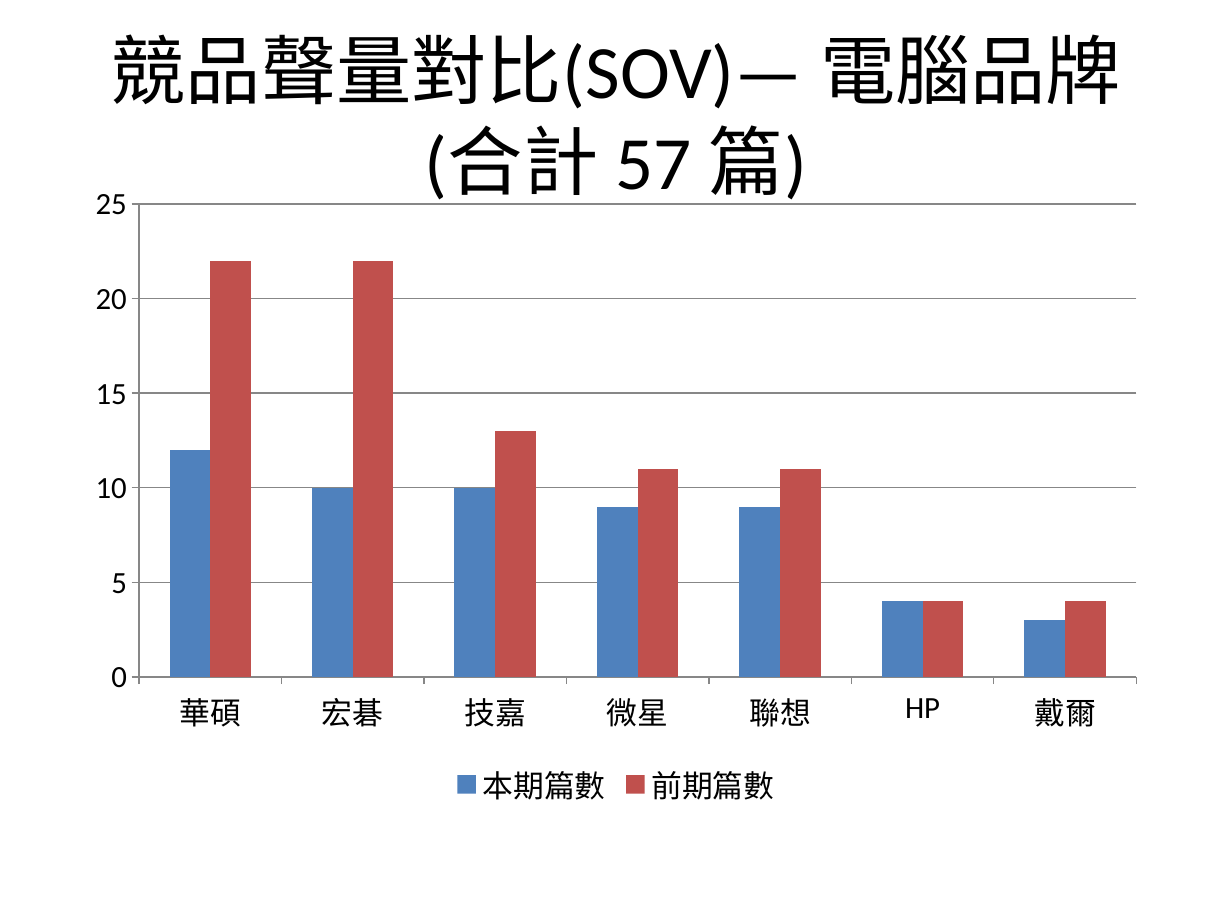
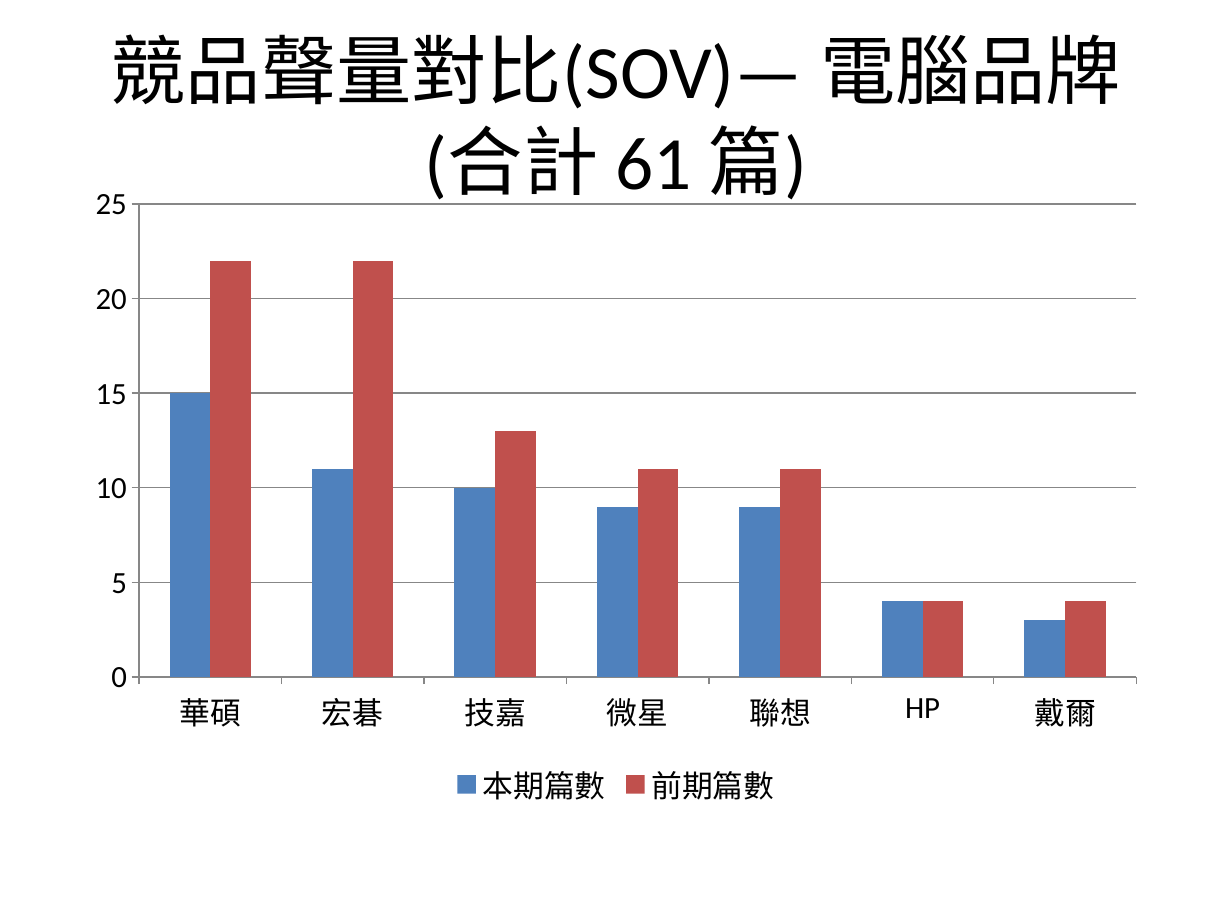
Before and after one commit to AndyChen825/industry-monitor, a slide deck: slide 4 of docs/reports/台灣產業趨勢監測週報_2026-10-12_2026-10-19.pptx. Drawn at 1232x924 pixels with LibreOffice and Linux fonts; fonts in the diff are those of the drawing. Boxes give left, top, right and bottom in pixels: in the first picture for what was removed or moved away, otherwise in the second. Text is boxed around its words. In the diff, an @@ line names an element or a change of style, - is before the commit and + after.

```diff
--- a/docs/reports/台灣產業趨勢監測週報_2026-10-12_2026-10-19.pptx
+++ b/docs/reports/台灣產業趨勢監測週報_2026-10-12_2026-10-19.pptx
@@ title at <box>111,34,1121,205</box>: text changed @@
-競品聲量對比(SOV)— 電腦品牌(合計 57 篇)
+競品聲量對比(SOV)— 電腦品牌(合計 61 篇)
@@ column chart at <box>74,172,1158,813</box> @@
@@ 本期篇數, 華碩: 12 to 15 @@
@@ 本期篇數, 宏碁: 10 to 11 @@
```
Also in this commit, not shown: 4 other slides changed, 7 other files.
